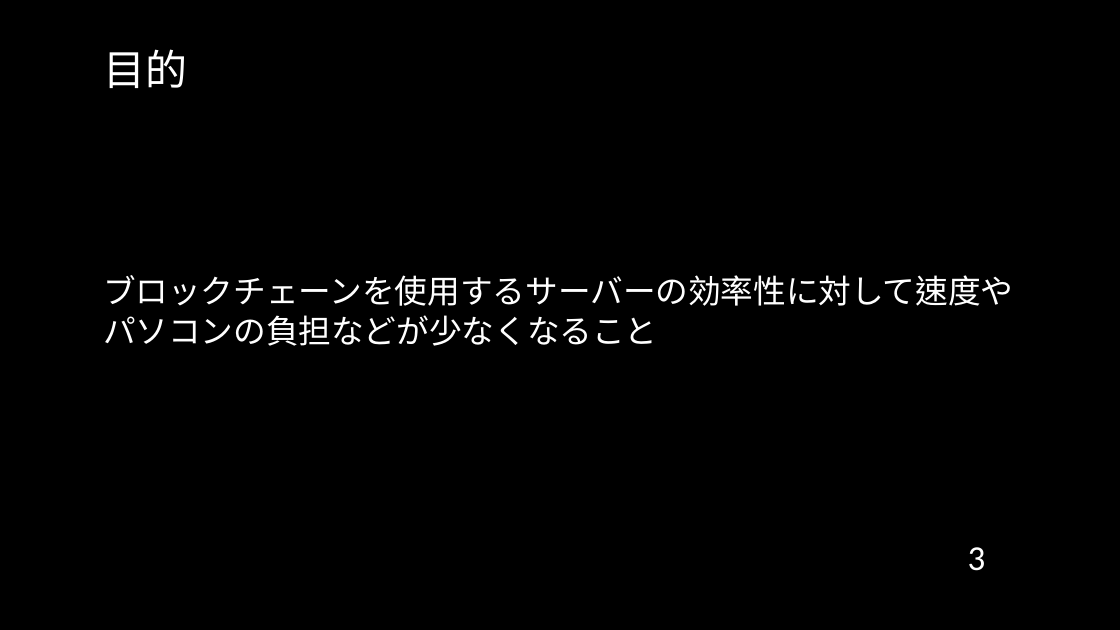
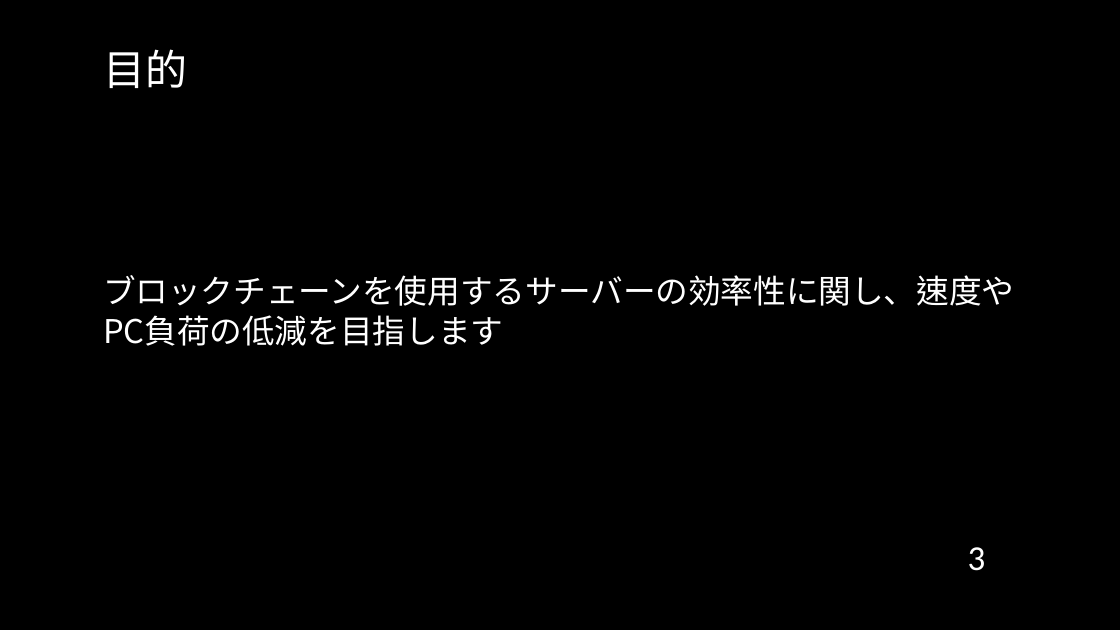
Before and after one commit to cyrusmanosa/Ecc-Year-3, a slide deck: slide 3 of Y3-Sem2/ITゼミ演習II/2024年度_11月報告会_Sk3a04_文家俊.pptx. Drawn at 1120x630 pixels with LibreOffice and Linux fonts; fonts in the diff are those of the drawing; background and template pictures are left out. Boxes give left, top, right and bottom in pixels: in the first picture for what was removed or moved away, otherwise in the second. Text is boxed around its words. In the diff, an @@ line names an element or a change of style, - is before the commit and + after.

```diff
--- a/Y3-Sem2/ITゼミ演習II/2024年度_11月報告会_Sk3a04_文家俊.pptx
+++ b/Y3-Sem2/ITゼミ演習II/2024年度_11月報告会_Sk3a04_文家俊.pptx
@@ text at (x1=103, y1=275, x2=1014, y2=346): text changed @@
-ブロックチェーンを使用するサーバーの効率性に対して速度やパソコンの負担などが少なくなること
+ブロックチェーンを使用するサーバーの効率性に関し、速度やPC負荷の低減を目指します
```
Also in this commit, not shown: 2 other slides changed, 4 slides added, 1 slide removed, 13 other files.
